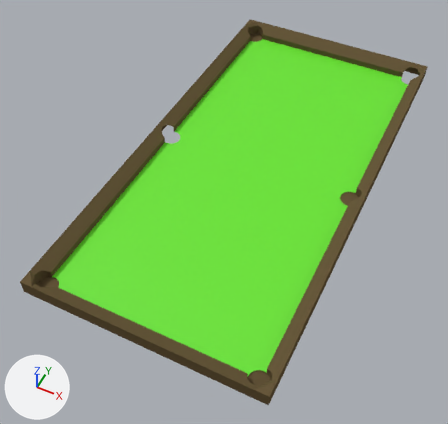
The Blender file src/assets/table.blend, before and after one commit.
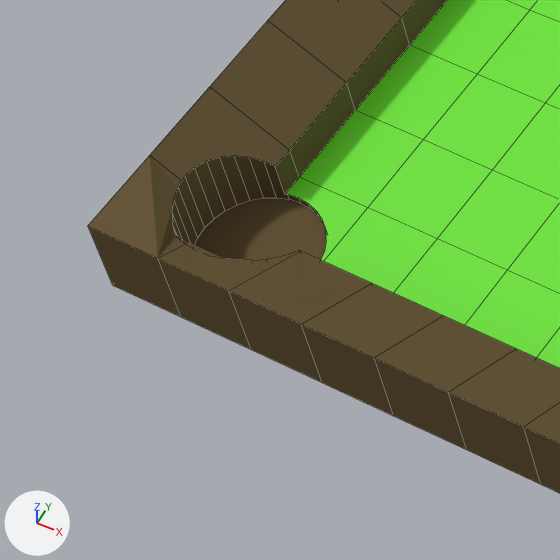
The first picture shows the older version from a camera (50 mm lens) standing at (6.12, -14.84, 15.48) and looking at (-0.45, -1.7, -0.95). The close-ups show both versions on the part from 1% to 22% of the width and 58% to 79% of the height of that picture; other places that the commit changed are outside them. Every picture has the same lights, and +X, +Y and +Z are marked at lower left. The close-ups show mesh edges as thin lines.

The scene before the commit, as lines of its bpy script (objects in view):
```python
me_plane_001 = bpy.data.meshes.new('Plane.001')
me_plane_001.from_pydata(...)  # 1264 vertices, 990 faces; spans x -1.0..1.0, y -1.0..1.0, z -0.04..0.5
# faces by material slot: [446, 544]
me_plane_001.materials.append(mat_material_003)  # brown #68583c
me_plane_001.materials.append(mat_material_004)  # green #6ae72c
ob_plane = bpy.data.objects.new('Plane', me_plane_001)
ob_plane.location = (0.0, 0.0, 0.0)
ob_plane.scale = (4.0, 8.0, 1.0)
```
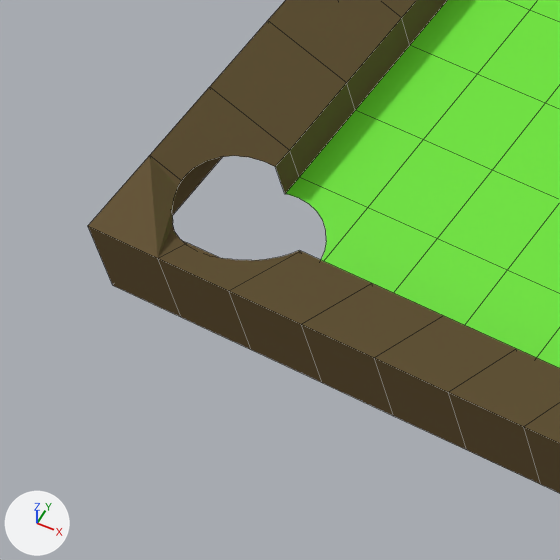
Patch to the scene script:
```diff
--- a/src/assets/table.blend.py
+++ b/src/assets/table.blend.py
@@ me_plane_001 @@
 # used by ob_plane; location = (0.0, 0.0, 0.0); scale = (4.0, 8.0, 1.0)
-me_plane_001.from_pydata(...)  # 1264 vertices, 990 faces; spans x -1.0..1.0, y -1.0..1.0, z -0.04..0.5
+me_plane_001.from_pydata(...)  # 1136 vertices, 858 faces; spans x -1.0..1.0, y -1.0..1.0, z 0.0..0.5
+# me_plane_001 part 1
+# 32 vertices are removed from x -0.96..-0.79, y -0.98..-0.9, z -0.04
+# 33 faces are deleted
 me_plane_001.materials.append(mat_material_003)
```

Pixel boxes [x1, y1, x2, y2] of what changed, in the close-ups (560 x 560 px):
part 1 of me_plane_001, deleted (brown): before [172, 156, 326, 260]
